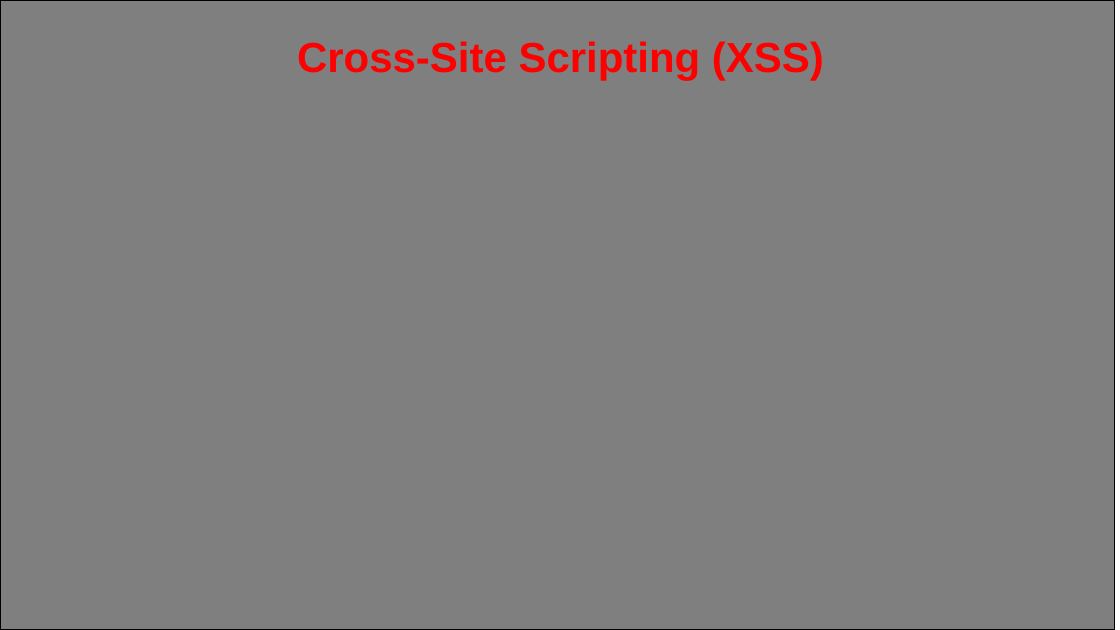
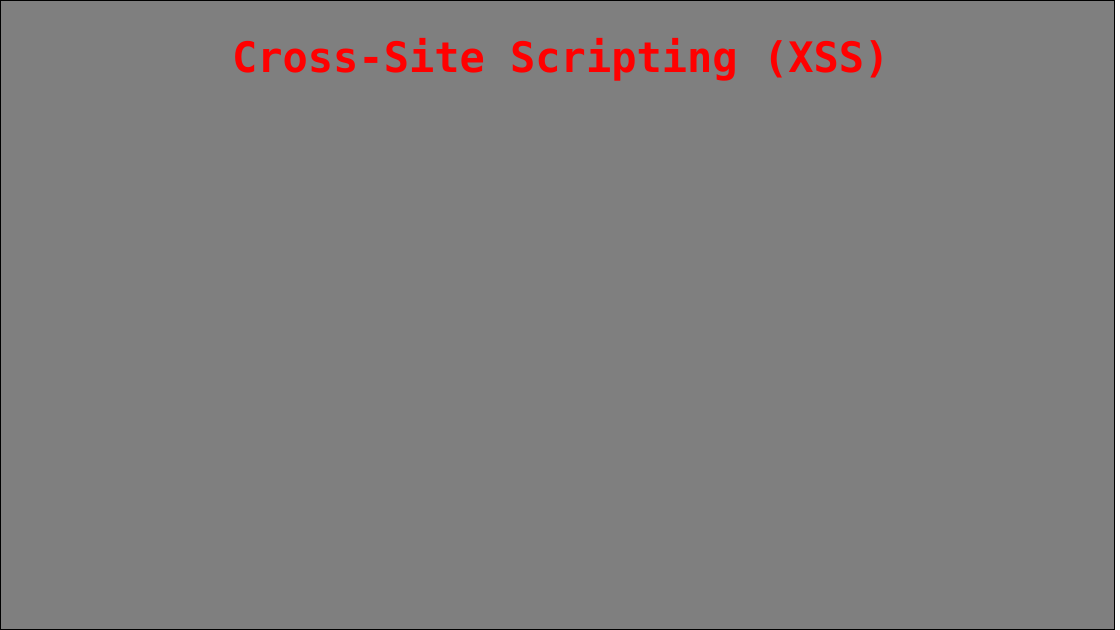
Before and after one commit to Fhreiz77/Watson-Scroll-Fesnuk-, a slide deck: slide 14 of John/PPT_Tugas_Serangan.pptx (slide 12 before the commit). Drawn at 1120x630 pixels with LibreOffice and Linux fonts; fonts in the diff are those of the drawing; background and template pictures are left out. Boxes give left, top, right and bottom in pixels: in the first picture for what was removed or moved away, otherwise in the second. Text is boxed around its words. In the diff, an @@ line names an element or a change of style, - is before the commit and + after.

```diff
--- a/John/PPT_Tugas_Serangan.pptx
+++ b/John/PPT_Tugas_Serangan.pptx
@@ text "Cross-Site Scripting (XSS)" at <box>232,38,889,81</box>: font Arial to DejaVu Sans Mono @@
```
Also in this commit, not shown: 5 other slides changed, 6 slides added, 5 other files.
